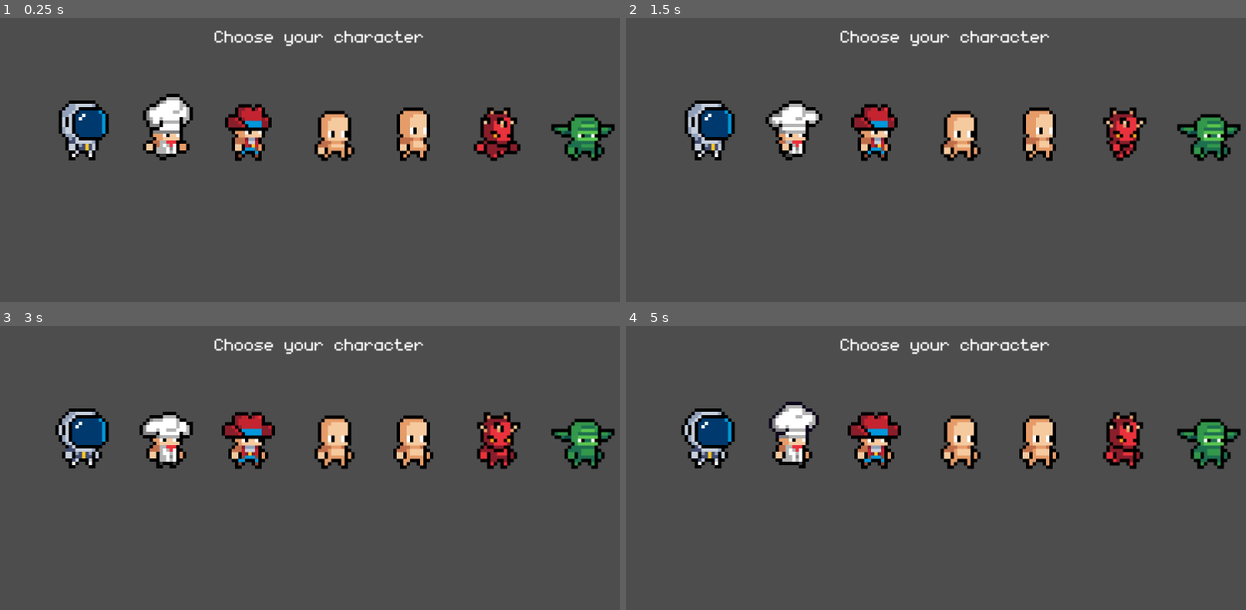
Above: before the commit, frames 1-4 (two rows, left to right).
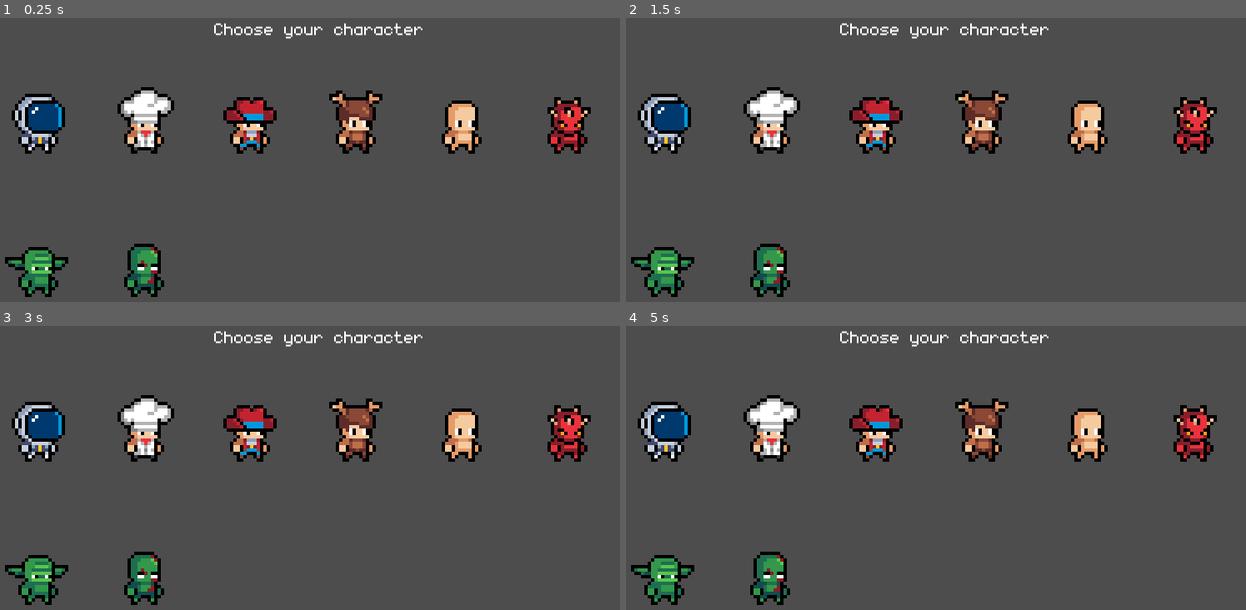
Above: after the commit, the same moments.

Repository: robcmills/godot-paintball
Game: Godot game, scene res://scenes/character_customizer.tscn
The game is run twice, just before and just after one commit, with the same random seed, the same clock (stepped at 60 frames per second) and the same inputs. This scene is started directly instead of the project's main scene.
Inputs:
- Up to frame 1 (0.25 s): no input
- Up to frame 2 (1.5 s): tap Shift (run) at 0.6, 1.35 s
- Up to frame 3 (3 s): tap Shift (run) at 2.1, 2.85 s
- Up to frame 4 (5 s): tap Shift (run) at 3.6, 4.35 s

The runs differ from the first frame. In frame 1, 15% of the frame differs, in the area x 0-100%, y 1-99%; in frame 2, 15%; in frame 3, 15%; in frame 4, 15%.

Commit message:
Make character customizer layout responsive

Diff:
--- a/scenes/character_customizer.tscn
+++ b/scenes/character_customizer.tscn
@@ -17,53 +17,100 @@
 grow_vertical = 2
 script = ExtResource("1_oyich")
 
-[node name="Astronaut" parent="." instance=ExtResource("1_pwtk7")]
-position = Vector2(231, 446)
+[node name="VBoxContainer" type="VBoxContainer" parent="."]
+layout_mode = 1
+anchors_preset = 15
+anchor_right = 1.0
+anchor_bottom = 1.0
+grow_horizontal = 2
+grow_vertical = 2
+
+[node name="CenterContainer" type="CenterContainer" parent="VBoxContainer"]
+custom_minimum_size = Vector2(0, 128)
+layout_mode = 2
+
+[node name="Label" type="Label" parent="VBoxContainer/CenterContainer"]
+layout_mode = 2
+text = "Choose your character"
+label_settings = SubResource("LabelSettings_13had")
+horizontal_alignment = 1
+
+[node name="ScrollContainer" type="ScrollContainer" parent="VBoxContainer"]
+layout_mode = 2
+size_flags_vertical = 3
+
+[node name="HFlowContainer" type="HFlowContainer" parent="VBoxContainer/ScrollContainer"]
+layout_mode = 2
+size_flags_horizontal = 3
+size_flags_vertical = 3
+
+[node name="Control" type="Control" parent="VBoxContainer/ScrollContainer/HFlowContainer"]
+custom_minimum_size = Vector2(250, 340)
+layout_mode = 2
+
+[node name="Astronaut" parent="VBoxContainer/ScrollContainer/HFlowContainer/Control" instance=ExtResource("1_pwtk7")]
+position = Vector2(126, 298)
 scale = Vector2(8, 8)
 characterPreset = 0
 
-[node name="Chef" parent="." instance=ExtResource("1_pwtk7")]
-position = Vector2(433, 446)
+[node name="Control2" type="Control" parent="VBoxContainer/ScrollContainer/HFlowContainer"]
+custom_minimum_size = Vector2(250, 340)
+layout_mode = 2
+
+[node name="Chef" parent="VBoxContainer/ScrollContainer/HFlowContainer/Control2" instance=ExtResource("1_pwtk7")]
+position = Vector2(126, 298)
 scale = Vector2(8, 8)
-animation = 3
 characterPreset = 1
 
-[node name="Cowboy" parent="." instance=ExtResource("1_pwtk7")]
-position = Vector2(630, 447)
+[node name="Control3" type="Control" parent="VBoxContainer/ScrollContainer/HFlowContainer"]
+custom_minimum_size = Vector2(250, 340)
+layout_mode = 2
+
+[node name="Cowboy" parent="VBoxContainer/ScrollContainer/HFlowContainer/Control3" instance=ExtResource("1_pwtk7")]
+position = Vector2(126, 298)
 scale = Vector2(8, 8)
 characterPreset = 2
 
-[node name="Human" parent="." instance=ExtResource("1_pwtk7")]
-position = Vector2(837, 447)
+[node name="Control4" type="Control" parent="VBoxContainer/ScrollContainer/HFlowContainer"]
+custom_minimum_size = Vector2(250, 340)
+layout_mode = 2
+
+[node name="Deer" parent="VBoxContainer/ScrollContainer/HFlowContainer/Control4" instance=ExtResource("1_pwtk7")]
+position = Vector2(126, 298)
 scale = Vector2(8, 8)
-animation = 2
+characterPreset = 3
 
-[node name="Maul" parent="." instance=ExtResource("1_pwtk7")]
-position = Vector2(1026, 447)
+[node name="Control5" type="Control" parent="VBoxContainer/ScrollContainer/HFlowContainer"]
+custom_minimum_size = Vector2(250, 340)
+layout_mode = 2
+
+[node name="Human" parent="VBoxContainer/ScrollContainer/HFlowContainer/Control5" instance=ExtResource("1_pwtk7")]
+position = Vector2(126, 298)
 scale = Vector2(8, 8)
 
-[node name="Yoda" parent="." instance=ExtResource("1_pwtk7")]
-position = Vector2(1227, 447)
+[node name="Control6" type="Control" parent="VBoxContainer/ScrollContainer/HFlowContainer"]
+custom_minimum_size = Vector2(250, 340)
+layout_mode = 2
+
+[node name="Maul" parent="VBoxContainer/ScrollContainer/HFlowContainer/Control6" instance=ExtResource("1_pwtk7")]
+position = Vector2(126, 298)
 scale = Vector2(8, 8)
-animation = 3
 characterPreset = 5
 
-[node name="Zombie" parent="." instance=ExtResource("1_pwtk7")]
-position = Vector2(1437, 447)
+[node name="Control7" type="Control" parent="VBoxContainer/ScrollContainer/HFlowContainer"]
+custom_minimum_size = Vector2(250, 340)
+layout_mode = 2
+
+[node name="Maul" parent="VBoxContainer/ScrollContainer/HFlowContainer/Control7" instance=ExtResource("1_pwtk7")]
+position = Vector2(126, 298)
 scale = Vector2(8, 8)
-animation = 2
 characterPreset = 6
 
-[node name="Label" type="Label" parent="."]
-layout_mode = 1
-anchors_preset = 5
-anchor_left = 0.5
-anchor_right = 0.5
-offset_left = -251.0
-offset_top = 56.0
-offset_right = 253.0
-offset_bottom = 107.0
-grow_horizontal = 2
-text = "Choose your character"
-label_settings = SubResource("LabelSettings_13had")
-horizontal_alignment = 1
+[node name="Control8" type="Control" parent="VBoxContainer/ScrollContainer/HFlowContainer"]
+custom_minimum_size = Vector2(250, 340)
+layout_mode = 2
+
+[node name="Maul" parent="VBoxContainer/ScrollContainer/HFlowContainer/Control8" instance=ExtResource("1_pwtk7")]
+position = Vector2(126, 298)
+scale = Vector2(8, 8)
+characterPreset = 7
--- a/scenes/player.gd
+++ b/scenes/player.gd
@@ -25,6 +25,11 @@
 
 const helmetPresets = [
 	CharacterPreset.ASTRONAUT,
+	CharacterPreset.CHEF,
+	CharacterPreset.COWBOY,
+	CharacterPreset.DEER,
+]
+const armsPresets = [
 	CharacterPreset.CHEF,
 	CharacterPreset.COWBOY,
 	CharacterPreset.DEER,
@@ -57,7 +62,7 @@
 		earsSprite.play(spriteAnimation)
 	elif characterPreset in helmetPresets:
 		var humanAnimation = "Human_" + getPlayerAnimationString(animation)
-		if characterPreset in [CharacterPreset.CHEF, CharacterPreset.COWBOY]:
+		if characterPreset in armsPresets:
 			armsSprite.play(humanAnimation)
 		bodySprite.play(humanAnimation)
 		eyesSprite.play(humanAnimation)
@@ -84,7 +89,7 @@
 		bodySprite.animation = humanAnimation
 		headSprite.animation = humanAnimation
 		eyesSprite.animation = humanAnimation
-		if characterPreset in [CharacterPreset.CHEF, CharacterPreset.COWBOY]:
+		if characterPreset in armsPresets:
 			armsSprite.animation = humanAnimation
 
 		armorSprite.animation = spriteAnimation
--- a/scripts/character_customizer.gd
+++ b/scripts/character_customizer.gd
@@ -1,19 +1,5 @@
 extends Control
-
-@onready var astronaut: CharacterBody2D = $Astronaut
-@onready var chef: CharacterBody2D = $Chef
-@onready var cowboy: CharacterBody2D = $Cowboy
-@onready var human: CharacterBody2D = $Human
-@onready var maul: CharacterBody2D = $Maul
-@onready var yoda: CharacterBody2D = $Yoda
-@onready var zombie: CharacterBody2D = $Zombie
 
 # Called when the node enters the scene tree for the first time.
 func _ready() -> void:
-	astronaut.playAnimation()
-	chef.playAnimation()
-	cowboy.playAnimation()
-	human.playAnimation()
-	maul.playAnimation()
-	yoda.playAnimation()
-	zombie.playAnimation()
+	pass
